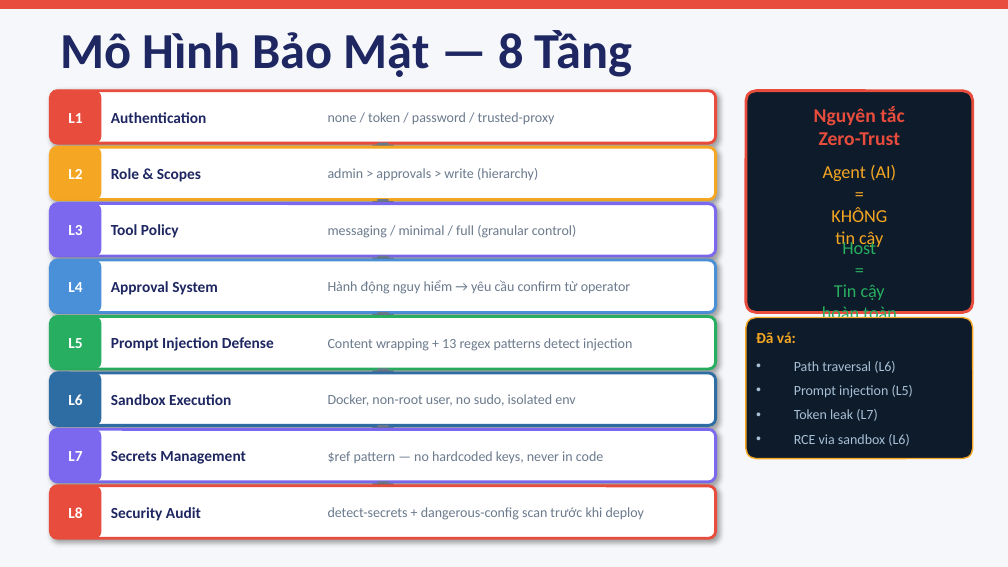
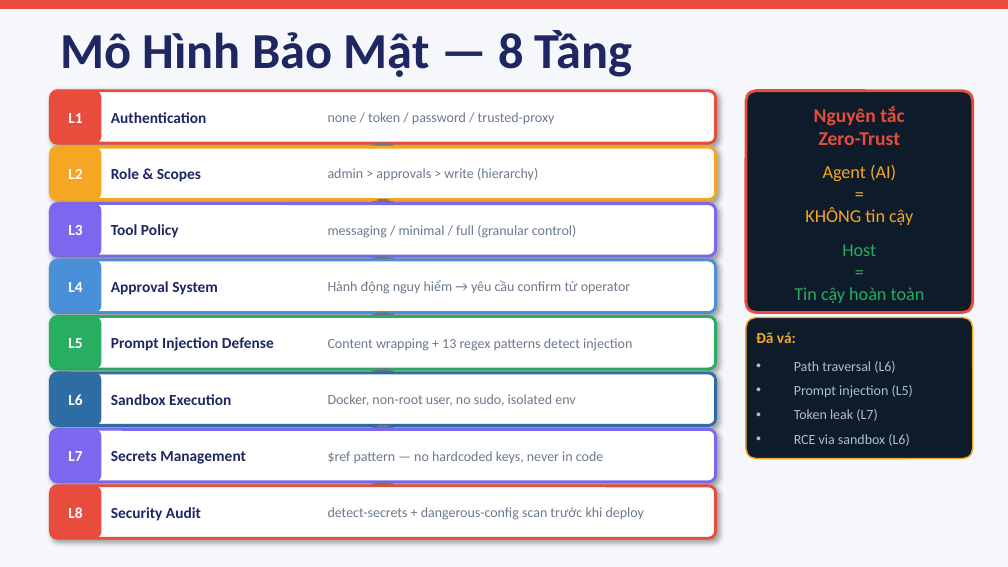
Before and after one commit to dvduongth/research_doc, a slide deck: slide 11 of open_claw/presentation/OpenClaw_Presentation.pptx. Drawn at 1008x567 pixels with LibreOffice and Linux fonts; fonts in the diff are those of the drawing. Boxes give left, top, right and bottom in pixels: in the first picture for what was removed or moved away, otherwise in the second. Text is boxed around its words. In the diff, an @@ line names an element or a change of style, - is before the commit and + after.

```diff
--- a/open_claw/presentation/OpenClaw_Presentation.pptx
+++ b/open_claw/presentation/OpenClaw_Presentation.pptx
@@ text "Agent (AI)": place and size @@
-text "Agent (AI)" at [823, 165, 896, 249]
+text "Agent (AI)" at [805, 165, 913, 225]
@@ text at [805, 207, 913, 225]: text changed @@
-KHÔNG
-tin cậy
+KHÔNG tin cậy
@@ text "Host": place and size @@
-text "Host" at [822, 239, 897, 318]
+text "Host" at [794, 244, 925, 303]
@@ text at [794, 287, 925, 303]: text changed @@
-Tin cậy
-hoàn toàn
+Tin cậy hoàn toàn
```
Also in this commit, not shown: 9 other slides changed, 3 other files.
